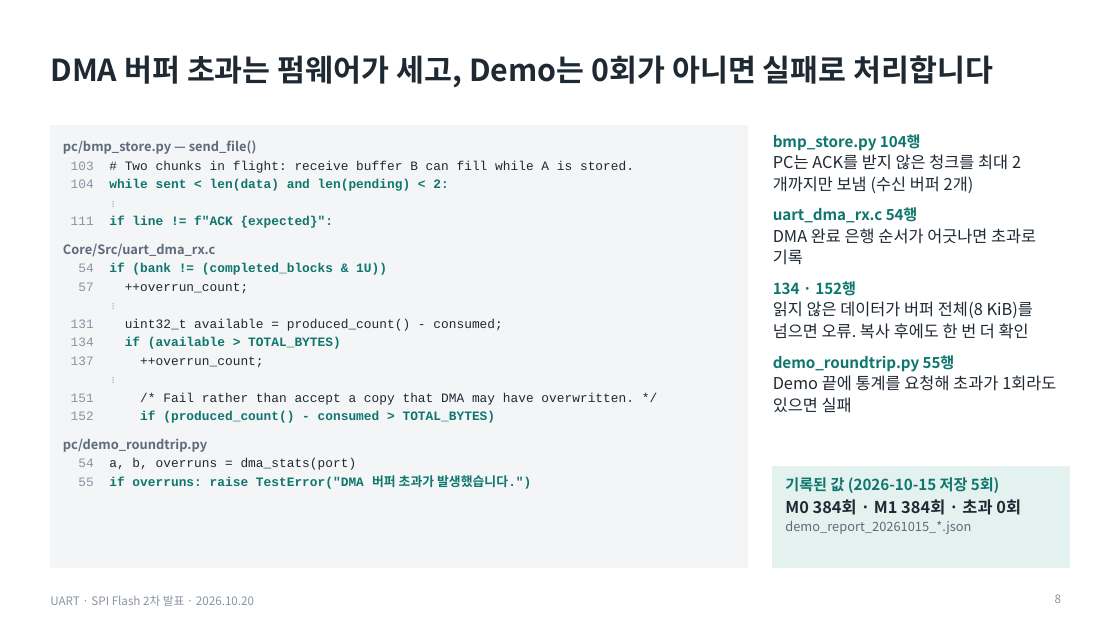
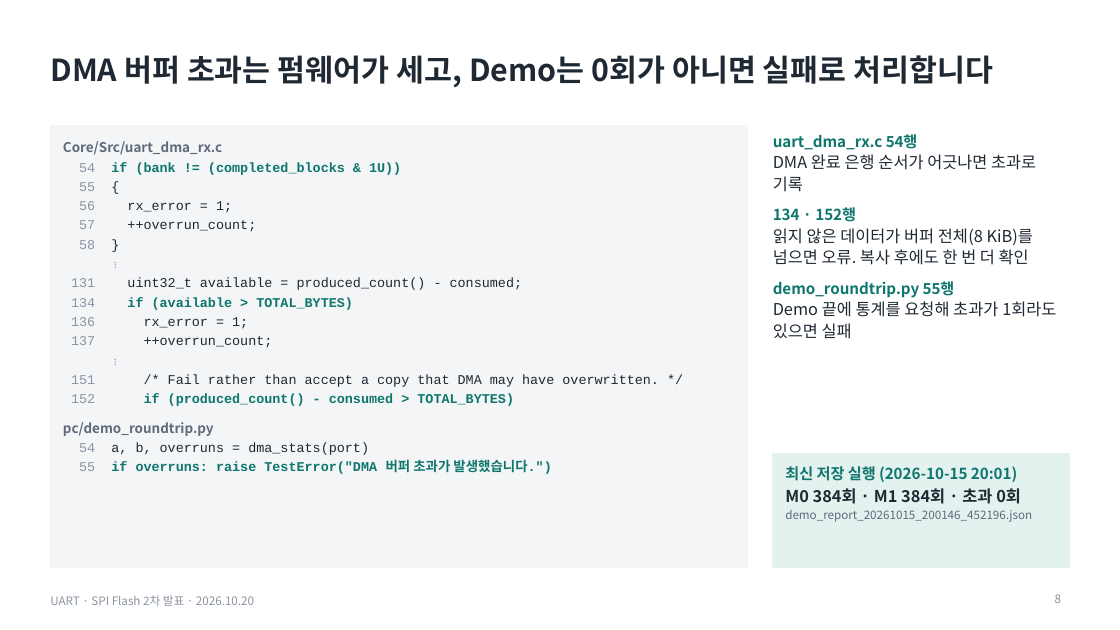
Before and after one commit to dazement/STM32-BMP-file-store-in-Flash-memory, a slide deck: slide 8 of presentation_oct20/output/UART_SPIFlash_2차발표_1020_코드검증.pptx. Drawn at 1120x630 pixels with LibreOffice and Linux fonts; fonts in the diff are those of the drawing. Boxes give left, top, right and bottom in pixels: in the first picture for what was removed or moved away, otherwise in the second. Text is boxed around its words. In the diff, an @@ line names an element or a change of style, - is before the commit and + after.

```diff
--- a/presentation_oct20/output/UART_SPIFlash_2차발표_1020_코드검증.pptx
+++ b/presentation_oct20/output/UART_SPIFlash_2차발표_1020_코드검증.pptx
@@ text at (x1=63, y1=140, x2=634, y2=228): paragraphs removed @@
-pc/bmp_store.py — send_file()
-103 # Two chunks in flight: receive buffer B can fill while A is stored.
-104 while sent < len(data) and len(pending) < 2:
-⋮
-111 if line != f"ACK {expected}":
@@ text at (x1=63, y1=141, x2=659, y2=474): size 11 to 11.5 pt @@
@@ text at (x1=773, y1=134, x2=1008, y2=193): paragraphs removed @@
-bmp_store.py 104행
-PC는 ACK를 받지 않은 청크를 최대 2개까지만 보냄 (수신 버퍼 2개)
@@ text at (x1=79, y1=182, x2=232, y2=213): paragraphs added @@
+55 {
+56 rx_error = 1;
@@ text at (x1=79, y1=240, x2=95, y2=249): paragraph added @@
+58 }
@@ text at (x1=71, y1=317, x2=248, y2=329): paragraph added @@
+136 rx_error = 1;
@@ rectangle resized from (x1=773, y1=466, x2=1070, y2=567) to (x1=773, y1=454, x2=1070, y2=567) @@
@@ text at (x1=785, y1=466, x2=1017, y2=482): text changed @@
-기록된 값 (2026-10-15 저장 5회)
+최신 저장 실행 (2026-10-15 20:01)
@@ text "최신 저장 실행 (2026-10-15 20:01)" moved from (x1=785, y1=477, x2=1021, y2=534) to (x1=785, y1=466, x2=1032, y2=522) @@
@@ text at (x1=785, y1=510, x2=1032, y2=522): text changed; size 11 to 10 pt @@
-demo_report_20261015_*.json
+demo_report_20261015_200146_452196.json
```
Also in this commit, not shown: 6 other slides changed, 2 slides removed, 1 other file.
